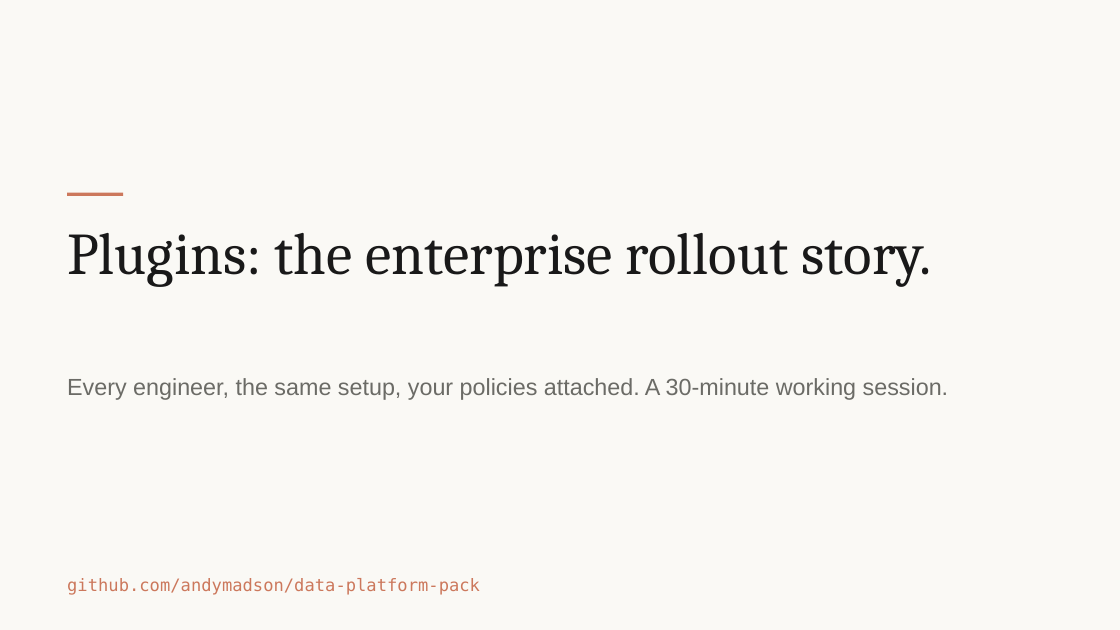
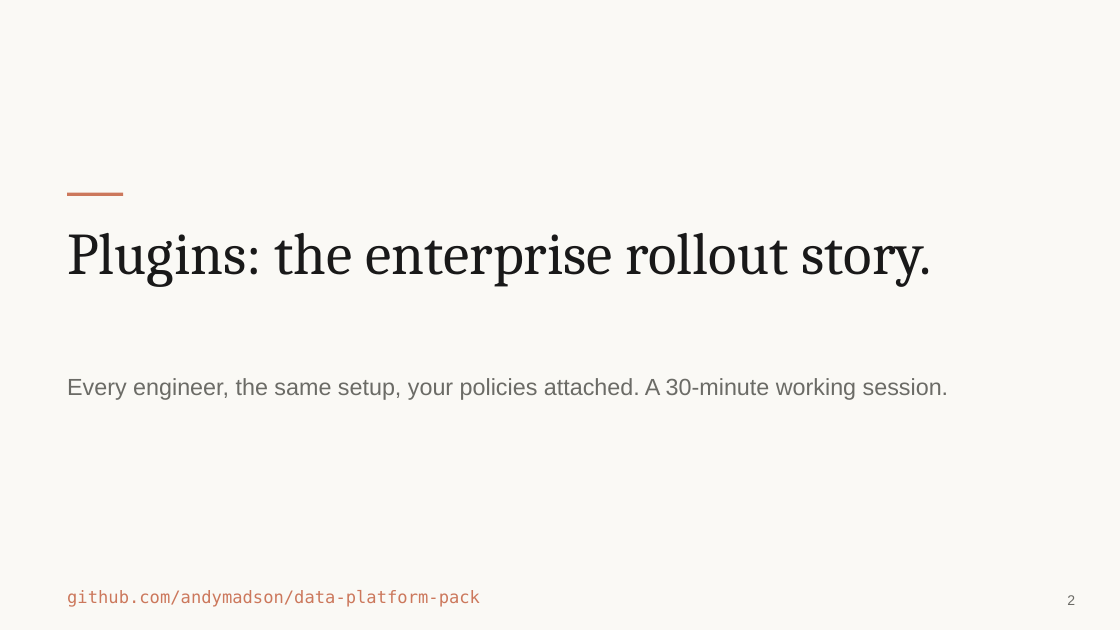
Before and after one commit to andymadson/data-platform-pack, a slide deck: slide 2 of enablement/deck/presentation-deck.pptx (slide 1 before the commit). Drawn at 1120x630 pixels with LibreOffice and Linux fonts; fonts in the diff are those of the drawing. Boxes give left, top, right and bottom in pixels: in the first picture for what was removed or moved away, otherwise in the second. Text is boxed around its words. In the diff, an @@ line names an element or a change of style, - is before the commit and + after.

```diff
--- a/enablement/deck/presentation-deck.pptx
+++ b/enablement/deck/presentation-deck.pptx
@@ text "github.com/andymadson/data-platform-pack": place and size @@
-text "github.com/andymadson/data-platform-pack" at [67, 578, 480, 595]
+text "github.com/andymadson/data-platform-pack" at [67, 590, 480, 607]
@@ text added at [1067, 595, 1075, 605], 9 pt, text #6B6B66 @@
+2
```
Also in this commit, not shown: 3 other slides changed, 12 slides added, 10 slides removed, 3 other files.
